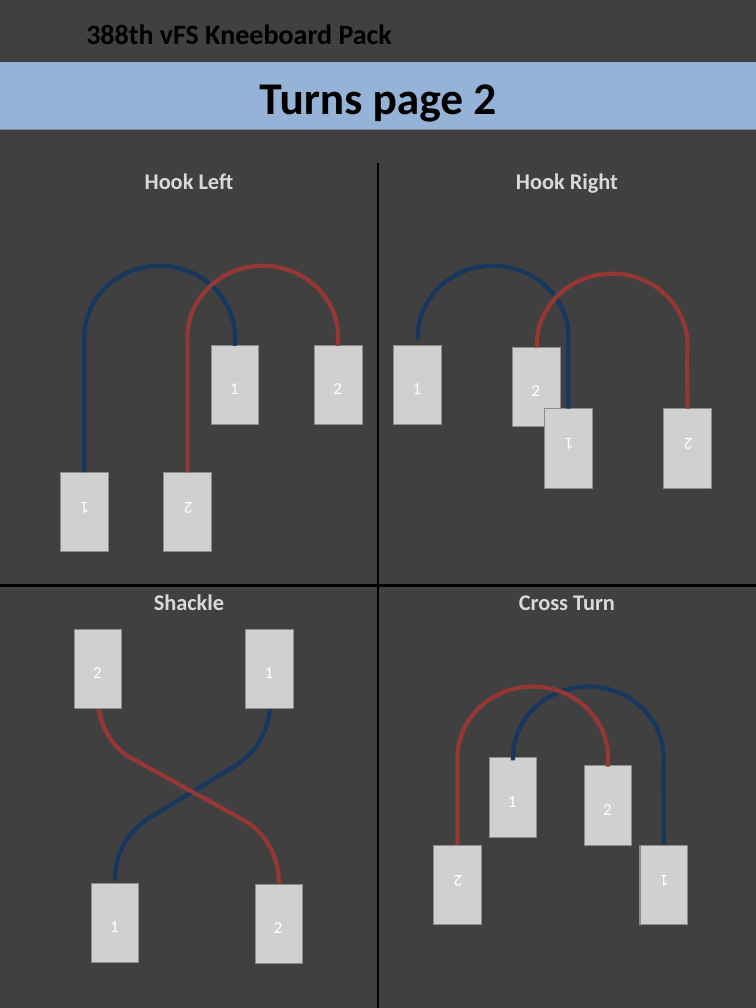
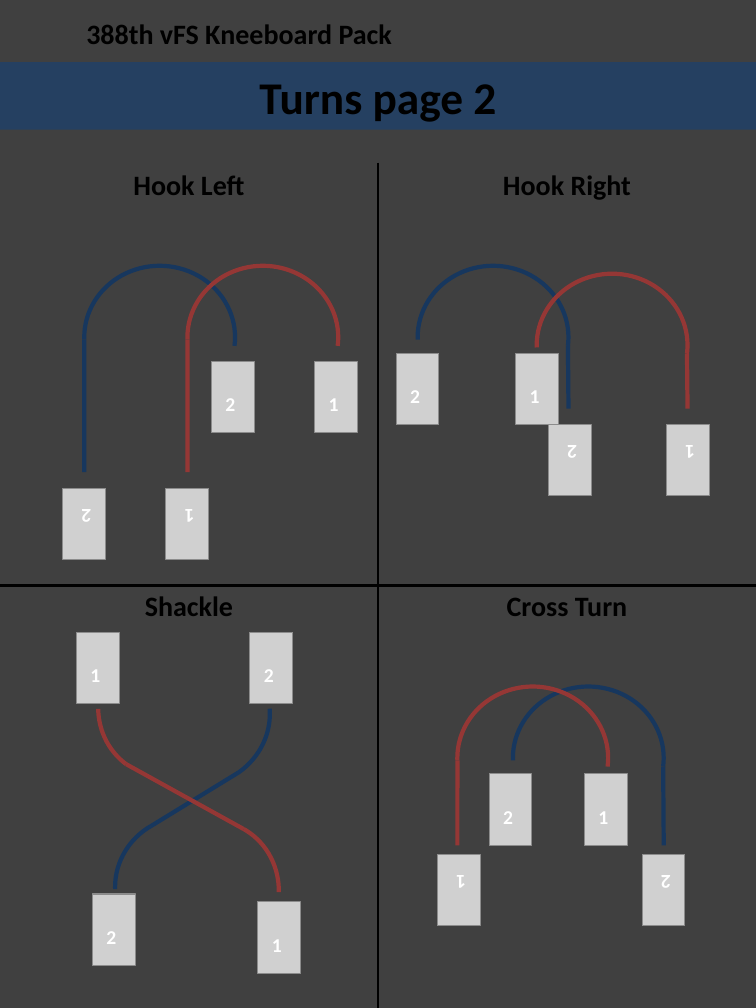
Before and after one commit to 132nd-vWing/132-TRP-388, a slide deck: slide 32 of Kneeboard Pack/388 Kneeboard Pack.pptx (slide 33 before the commit). Drawn at 756x1008 pixels with LibreOffice and Linux fonts; fonts in the diff are those of the drawing; grey boxes stand for pictures; background and template pictures are left out. Boxes give left, top, right and bottom in pixels: in the first picture for what was removed or moved away, otherwise in the second. Text is boxed around its words. In the diff, an @@ line names an element or a change of style, - is before the commit and + after.

Commit message:
chg: Changed all F/A-18 figures to F-16 figures

```diff
--- a/Kneeboard Pack/388 Kneeboard Pack.pptx
+++ b/Kneeboard Pack/388 Kneeboard Pack.pptx
@@ title "Turns page 2" at bbox=[0, 62, 756, 130]: fill #95B3D7 to #254061 @@
@@ size 12 to 14 pt, bold on; rotation 180 to 0 degrees in 3 elements at bbox=[530, 391, 540, 403], bbox=[503, 812, 513, 824], bbox=[225, 399, 235, 411] @@
@@ text "2": place and size @@
-text "2" at bbox=[684, 438, 692, 448]
+text "2" at bbox=[225, 399, 235, 411]
@@ text "1": place and size @@
-text "1" at bbox=[413, 384, 421, 394]
+text "1" at bbox=[329, 399, 339, 411]
@@ text "2": place and size @@
-text "2" at bbox=[333, 384, 341, 394]
+text "2" at bbox=[410, 391, 420, 403]
@@ text "1": place and size @@
-text "1" at bbox=[565, 438, 573, 448]
+text "1" at bbox=[530, 391, 540, 403]
@@ text "2": place and size @@
-text "2" at bbox=[532, 386, 540, 396]
+text "2" at bbox=[567, 445, 577, 457]
@@ size 12 to 14 pt, bold on; rotation 0 to 180 degrees in 3 elements at bbox=[567, 445, 577, 457], bbox=[661, 875, 671, 887], bbox=[685, 445, 695, 457] @@
@@ text "1": place and size @@
-text "1" at bbox=[230, 384, 238, 394]
+text "1" at bbox=[685, 445, 695, 457]
@@ rotation 180 to 90 degrees in 6 elements at bbox=[642, 855, 685, 926], bbox=[437, 855, 481, 926], bbox=[548, 424, 592, 496], bbox=[666, 424, 710, 496], bbox=[165, 488, 209, 559], bbox=[62, 488, 106, 559] @@
@@ text "2": place and size @@
-text "2" at bbox=[184, 502, 192, 512]
+text "2" at bbox=[82, 509, 92, 521]
@@ text "1": place and size @@
-text "1" at bbox=[81, 502, 89, 512]
+text "1" at bbox=[185, 509, 195, 521]
@@ size 16 to 20 pt, text colour #D9D9D9 to #000000 in 4 elements at bbox=[133, 175, 245, 195], bbox=[503, 175, 631, 200], bbox=[507, 598, 627, 616], bbox=[145, 596, 233, 616] @@
@@ text "1": place and size @@
-text "1" at bbox=[265, 668, 273, 678]
+text "1" at bbox=[90, 670, 100, 682]
@@ text "2": place and size @@
-text "2" at bbox=[93, 668, 101, 678]
+text "2" at bbox=[264, 670, 274, 682]
@@ 4 arc (boxed as its full ellipse)s, 2 lines: place and size @@
-4 arc (boxed as its full ellipse)s, 2 lines at bbox=[68, 591, 307, 988]
+4 arc (boxed as its full ellipse)s, 2 lines at bbox=[68, 600, 307, 997]
@@ text "2": place and size @@
-text "2" at bbox=[454, 875, 462, 885]
+text "2" at bbox=[503, 812, 513, 824]
@@ text "1": place and size @@
-text "1" at bbox=[508, 797, 516, 807]
+text "1" at bbox=[598, 812, 608, 824]
@@ size 12 to 14 pt, bold on in 10 elements at bbox=[410, 391, 420, 403], bbox=[82, 509, 92, 521], bbox=[329, 399, 339, 411], bbox=[598, 812, 608, 824], bbox=[185, 509, 195, 521], bbox=[264, 670, 274, 682], bbox=[106, 932, 116, 944], bbox=[90, 670, 100, 682], bbox=[272, 940, 282, 952], bbox=[456, 875, 466, 887] @@
@@ text "1": place and size @@
-text "1" at bbox=[660, 875, 668, 885]
+text "1" at bbox=[456, 875, 466, 887]
@@ text "2": place and size @@
-text "2" at bbox=[603, 805, 611, 815]
+text "2" at bbox=[661, 875, 671, 887]
@@ text "2": place and size @@
-text "2" at bbox=[274, 923, 282, 933]
+text "2" at bbox=[106, 932, 116, 944]
@@ rotation 0 to 270 degrees in 10 elements at bbox=[515, 354, 558, 425], bbox=[585, 774, 628, 846], bbox=[396, 354, 439, 425], bbox=[77, 632, 120, 704], bbox=[250, 632, 293, 704], bbox=[92, 894, 135, 966], bbox=[314, 361, 358, 432], bbox=[489, 774, 532, 846], bbox=[211, 361, 254, 432], bbox=[258, 902, 301, 974] @@
@@ text "1": place and size @@
-text "1" at bbox=[110, 922, 118, 932]
+text "1" at bbox=[272, 940, 282, 952]
```
Also in this commit, not shown: 5 other slides changed, 1 slide added, 2 slides removed.
